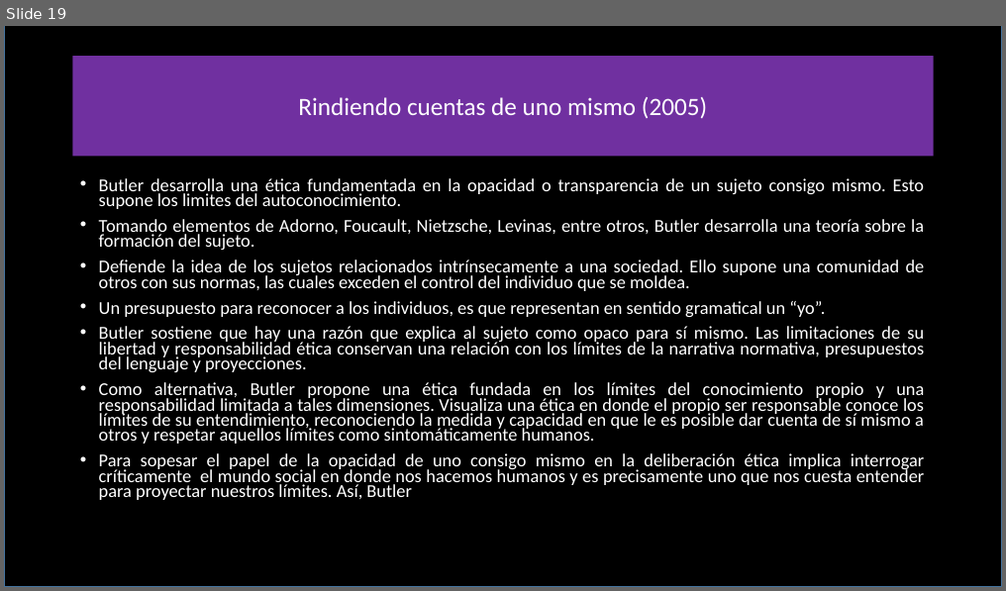
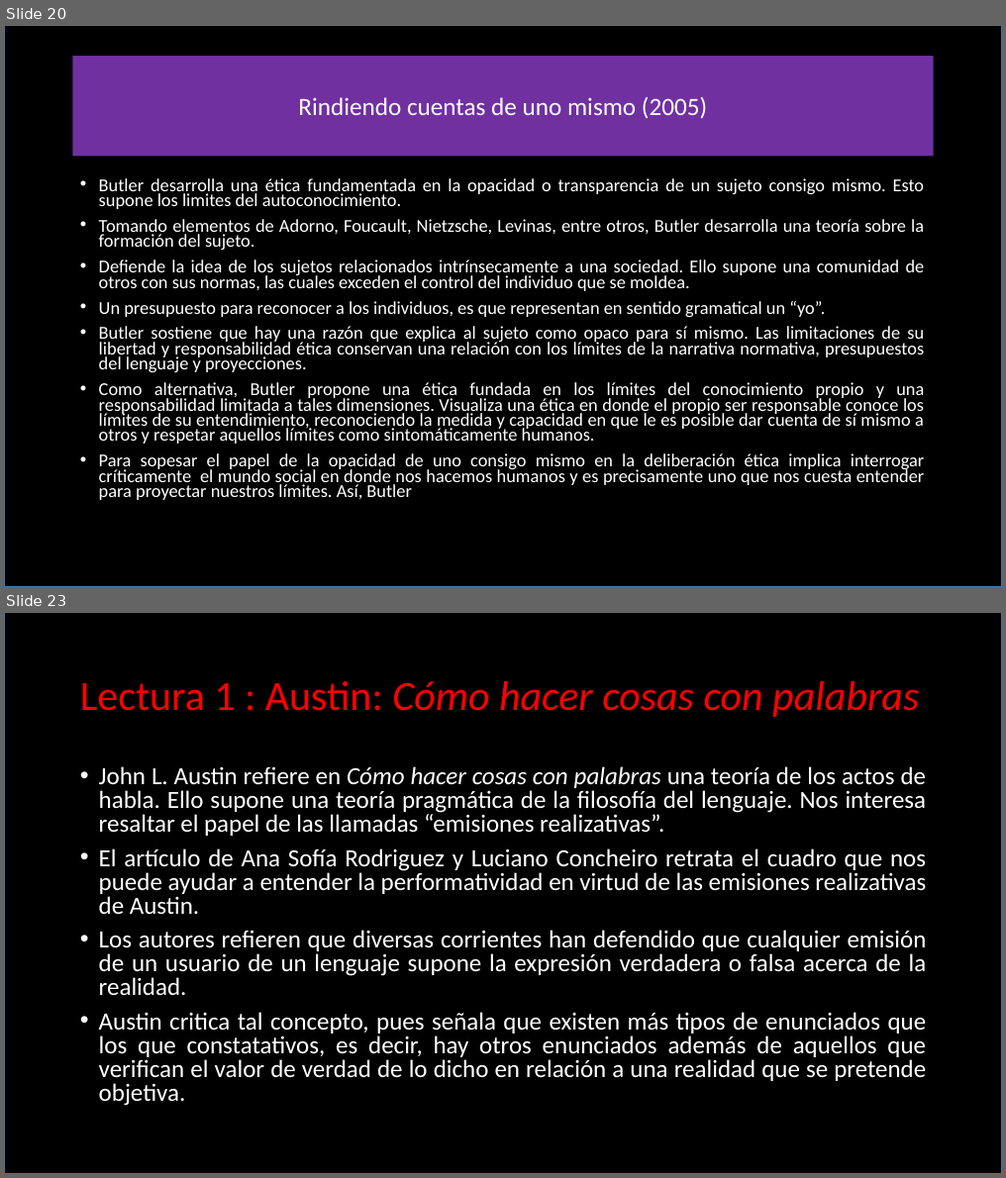
Before and after one commit to zaboltar/zaboltar.github.io, a slide deck: assets uarm/2019 sol-penscri-justfilpol/Judith Butler.pptx. Shown one above the other, each under a label of ours: slide 19 before the commit, slides 20 and 23 after it; the slides between them are not shown. The pictures are 1006x591 and 1006x1178 pixels, drawn with LibreOffice and Linux fonts; fonts in the diff are those of the drawing. Boxes give left, top, right and bottom in pixels: in the first picture for what was removed or moved away, otherwise in the second. Text is boxed around its words. In the diff, an @@ line names an element or a change of style, - is before the commit and + after.

```diff
--- a/assets uarm/2019 sol-penscri-justfilpol/Judith Butler.pptx
+++ b/assets uarm/2019 sol-penscri-justfilpol/Judith Butler.pptx
@@ slide 23 added at [4,613,1002,1174], background #FFFFFF @@
@@ rectangle added at [4,613,1002,1174], fill #000000, outline #43739E 1 pt @@
@@ title added at [80,681,919,717], 40 pt, text #FF0000, italic @@
+Lectura 1 : Austin: Cómo hacer cosas con palabras
@@ text added at [99,766,927,1106], 23.8 pt, text #FFFFFF @@
+• John L. Austin refiere en Cómo hacer cosas con palabras una teoría de los actos de habla. Ello supone una teoría pragmática de la filosofía del lenguaje. Nos interesa resaltar el papel de las llamadas “emisiones realizativas”.
+• El artículo de Ana Sofía Rodriguez y Luciano Concheiro retrata el cuadro que nos puede ayudar a entender la performatividad en virtud de las emisiones realizativas de Austin.
+• Los autores refieren que diversas corrientes han defendido que cualquier emisión de un usuario de un lenguaje supone la expresión verdadera o falsa acerca de la realidad.
+• Austin critica tal concepto, pues señala que existen más tipos de enunciados que los que constatativos, es decir, hay otros enunciados además de aquellos que verifican el valor de verdad de lo dicho en relación a una realidad que se pretende objetiva.
@@ what was slide 19 is now slide 20 @@
```
Also in this commit, not shown: 11 slides changed, 16 other slides added, 3 other files.
